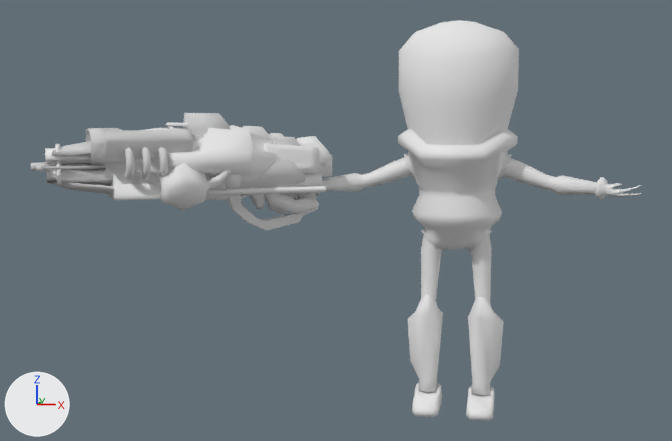
Before and after pictures for a commit that changed the Blender file Tools/Models/Players/martian.blend.
Before and after are seen from a 50 mm lens placed at (11.7, -139.5, 32.8), pointed at (-18.7, 7.1, 16.8). The lights are fixed; the arrows at lower left show +X, +Y and +Z.

The first picture shows 'Body', 'Helmet', 'beamgun', 'blaster', 'chaingun2', 'flamethrower', 'grapple', 'newrocketlauncher.001', 'smartgun', 'vaporizer', 'violator'.
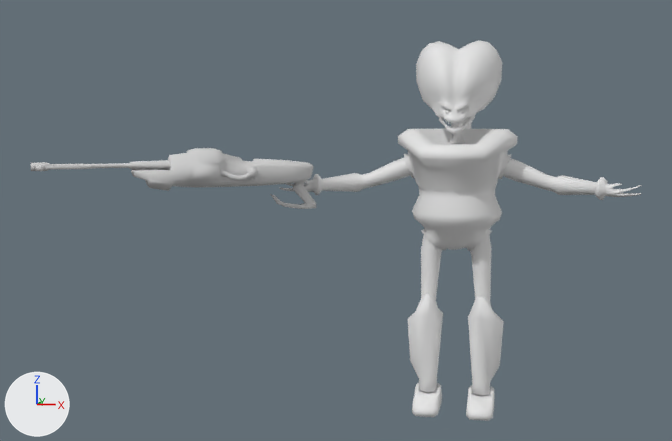
Changed parts and their boxes [x1, y1, x2, y2] in the pictures (672 x 441 px):
'Helmet', hidden: before [399, 20, 519, 145]
'vaporizer', hidden: before [86, 113, 312, 211]
'smartgun', hidden: before [135, 122, 305, 215]
'beamgun', hidden: before [42, 135, 317, 215]
'flamethrower', hidden: before [91, 125, 298, 210]
'grapple', hidden: before [109, 173, 326, 200]
'newrocketlauncher.001', hidden: before [100, 144, 319, 213]
'violator', hidden: before [45, 136, 332, 209]
'blaster', hidden: before [228, 133, 328, 230]
'chaingun2', hidden: before [55, 144, 250, 200]
'newdisruptor', unchanged, uncovered by the edit: before [31, 162, 316, 208]; after [31, 148, 316, 209]

The edits, one by one:
Object 'blaster' (ob_blaster) is now hidden.
Object 'grapple' (ob_grapple) is now hidden.
Object 'newrocketlauncher.001' (ob_newrocketlauncher_001) is now hidden.
Object 'violator' (ob_violator) is now hidden.
Object 'vaporizer' (ob_vaporizer) is now hidden.
Object 'smartgun' (ob_smartgun) is now hidden.
Object 'flamethrower' (ob_flamethrower) is now hidden.
Object 'chaingun2' (ob_chaingun2) is now hidden.
Object 'beamgun' (ob_beamgun) is now hidden.
Object 'Helmet' (ob_helmet) is now hidden.
